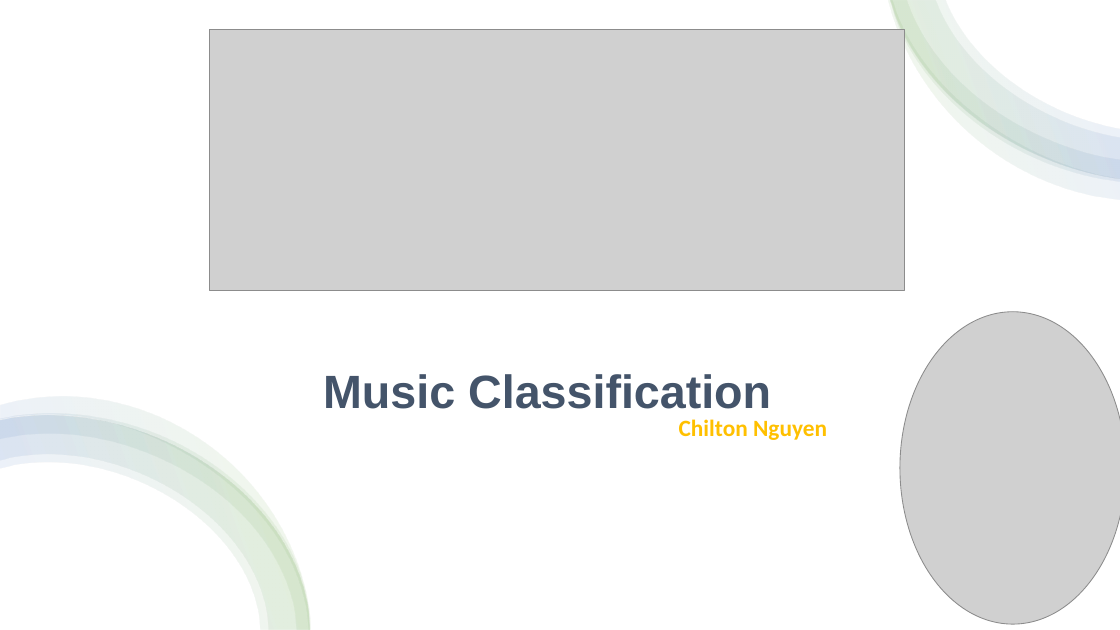
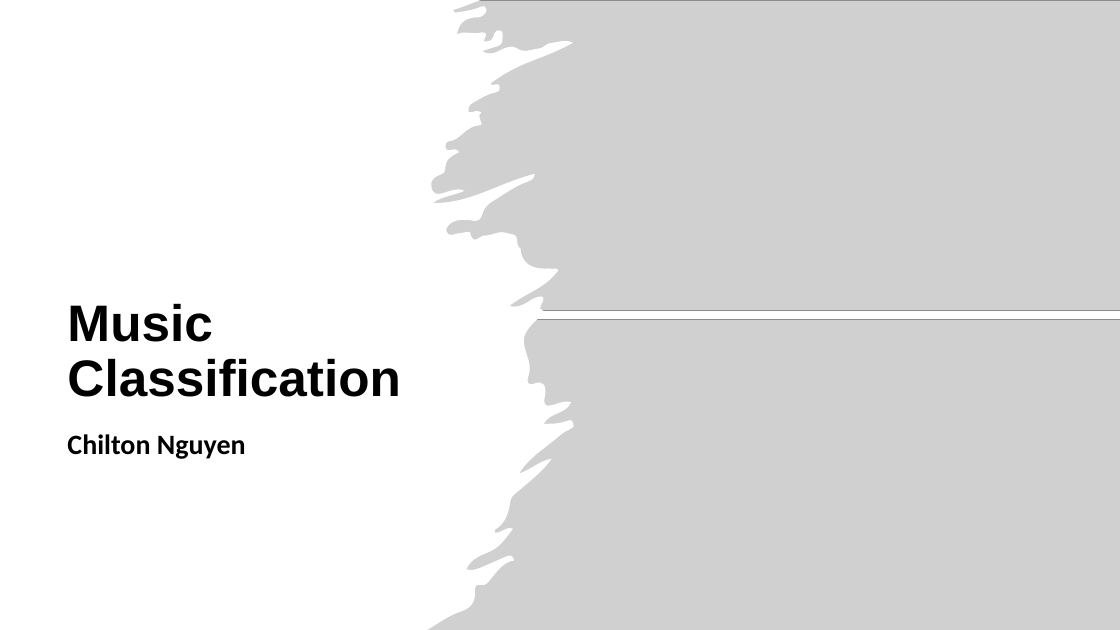
Before and after one commit to alo360/MusicClassification, a slide deck: slide 1 of MusicClasiffication.pptx. Drawn at 1120x630 pixels with LibreOffice and Linux fonts; fonts in the diff are those of the drawing; grey boxes stand for pictures. Boxes give left, top, right and bottom in pixels: in the first picture for what was removed or moved away, otherwise in the second. Text is boxed around its words. In the diff, an @@ line names an element or a change of style, - is before the commit and + after.

```diff
--- a/MusicClasiffication.pptx
+++ b/MusicClasiffication.pptx
@@ rectangle removed at [0,0,1120,630] @@
@@ freeform shape added at [0,0,574,630], fill #FFFFFF @@
@@ picture: place and size @@
-picture at [210,29,905,290]
+picture at [392,0,1120,311]
@@ group removed at [889,0,1120,199]: 4 freeform shapes @@
@@ title "Music Classification": place and size @@
-title "Music Classification" at [323,374,771,409]
+title "Music Classification" at [67,303,400,397]
@@ title "Music Classification" at [67,303,400,397]: size 40 to 44 pt, text colour #44546A to #000000; alignment centre to left @@
@@ picture: place and size @@
-picture at [900,312,1120,624]
+picture at [428,319,1120,630]
@@ group removed at [0,397,310,630]: 4 freeform shapes @@
@@ subtitle "Chilton Nguyen": place and size @@
-subtitle "Chilton Nguyen" at [679,419,827,440]
+subtitle "Chilton Nguyen" at [67,434,246,459]
@@ subtitle "Chilton Nguyen" at [67,434,246,459]: size 20 to 24 pt, text colour #FFC000 to #000000; alignment centre to left; vertical alignment middle to top @@
```
Also in this commit, not shown: 4 other slides changed.
